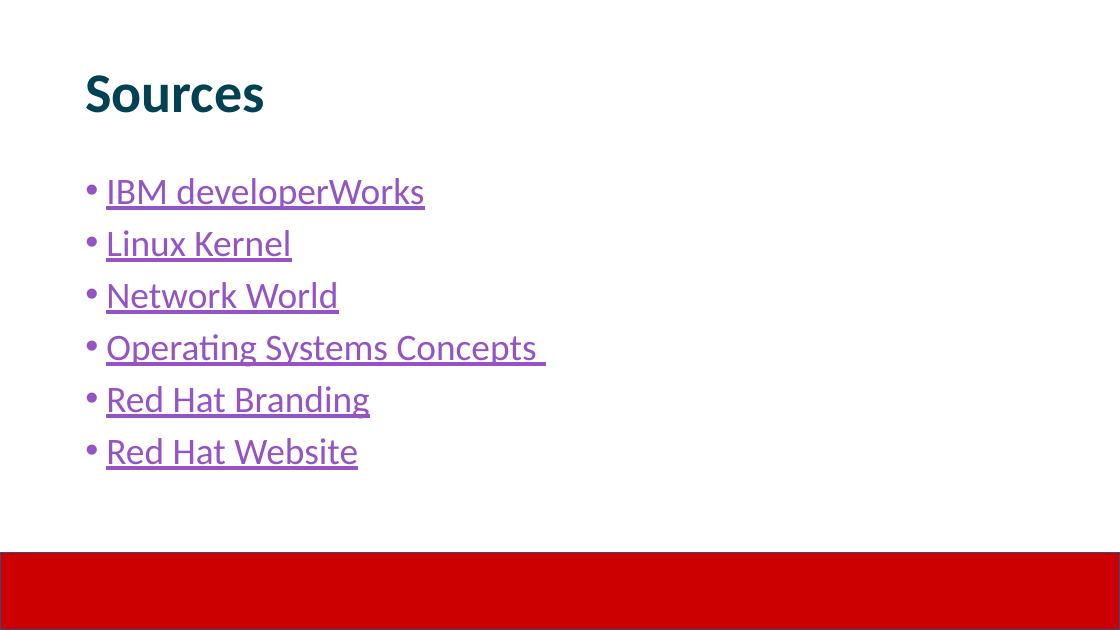
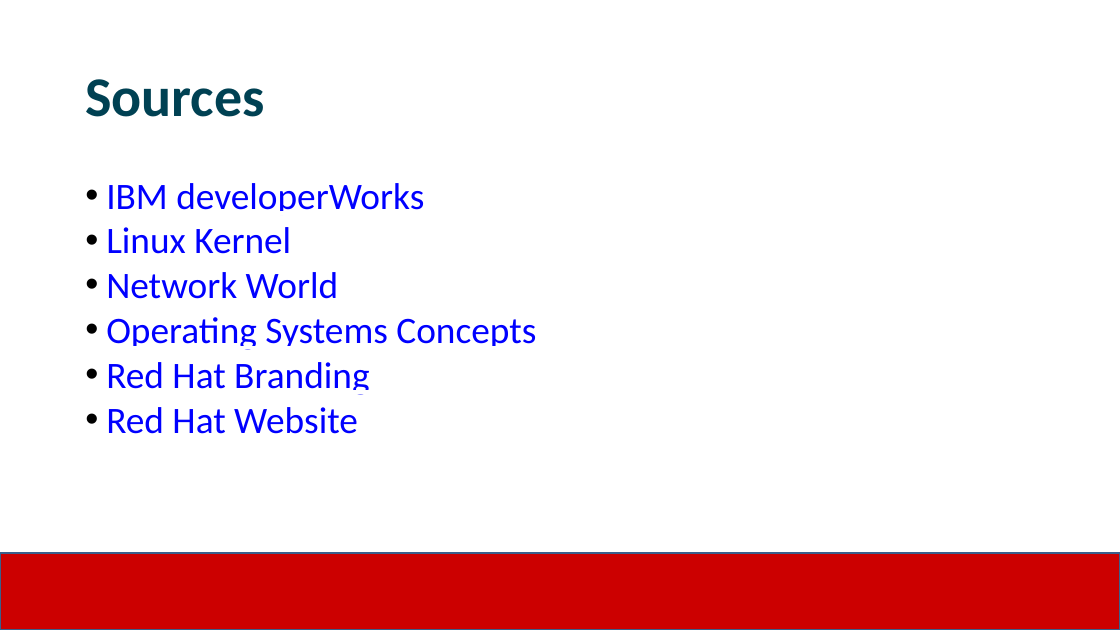
Before and after one commit to JimmyJHickey/Rambunctious-Homunculi, a slide deck: slide 10 of reports/RedHat_Presentation.pptx. Drawn at 1120x630 pixels with LibreOffice and Linux fonts; fonts in the diff are those of the drawing; background and template pictures are left out. Boxes give left, top, right and bottom in pixels: in the first picture for what was removed or moved away, otherwise in the second. Text is boxed around its words. In the diff, an @@ line names an element or a change of style, - is before the commit and + after.

```diff
--- a/reports/RedHat_Presentation.pptx
+++ b/reports/RedHat_Presentation.pptx
@@ text "Sources" at box(85, 79, 264, 117): line spacing 0.9 to 1 @@
@@ text "IBM developerWorks" at box(106, 183, 536, 434): text colour #9454C3 to #0000FF; line spacing 0.9 to 1; less space between paragraphs @@
@@ rectangle at box(0, 553, 1120, 630): outline #374B7F 1 pt to #3A5F8C 2 pt @@
```
Also in this commit, not shown: 10 other slides changed.
